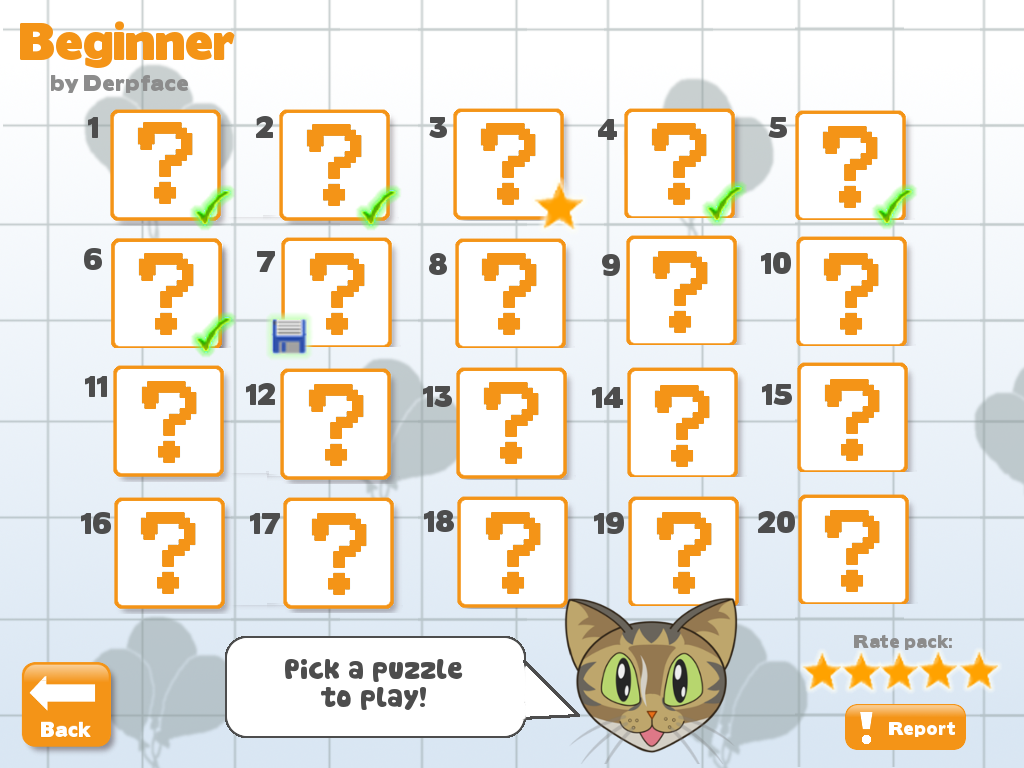
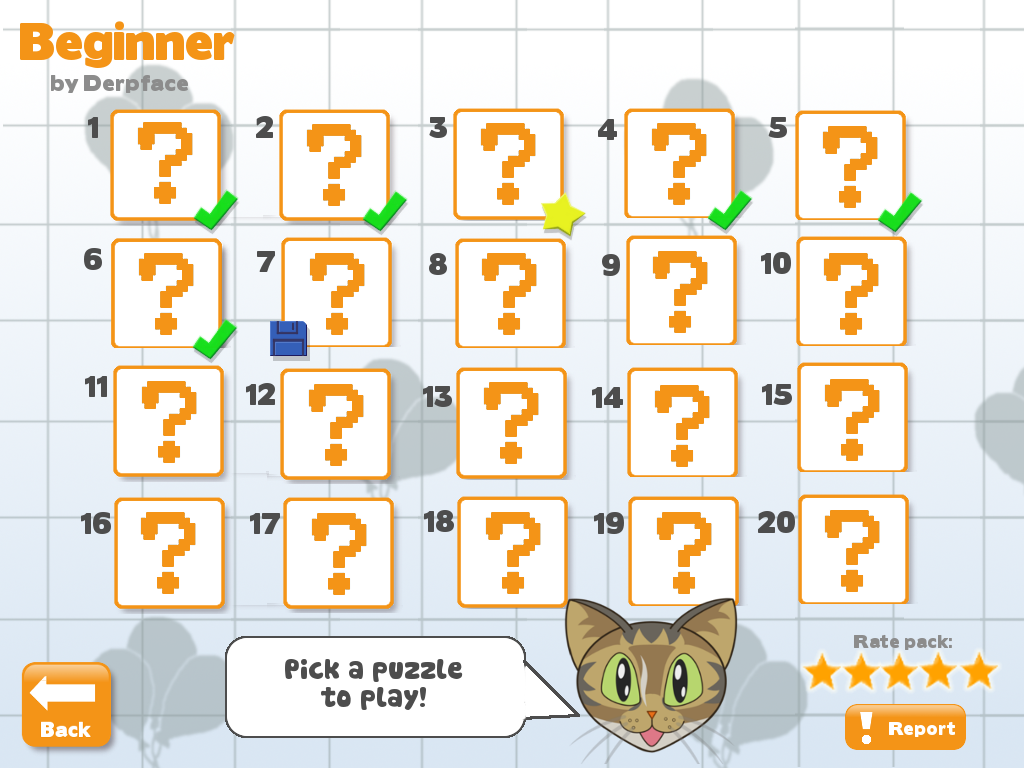
The second 1024×768 image is a revision of the first. Changes to its layers:
painted on "Clipboard #5" over [189, 176, 924, 364]
